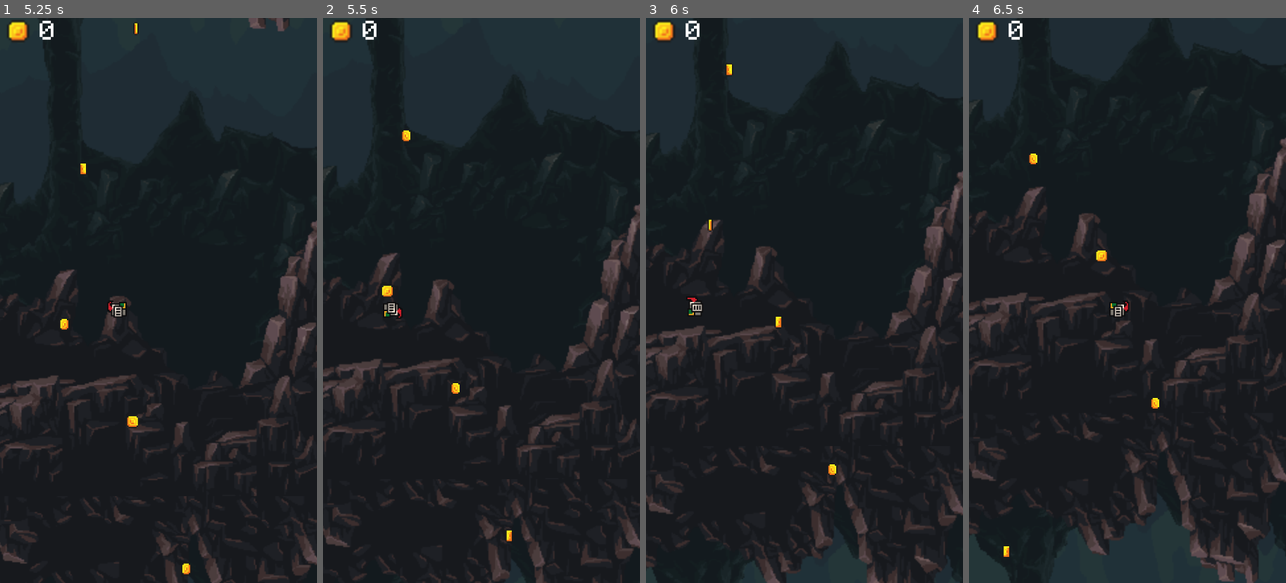
Above: before the commit, frames 1-4 (left to right).
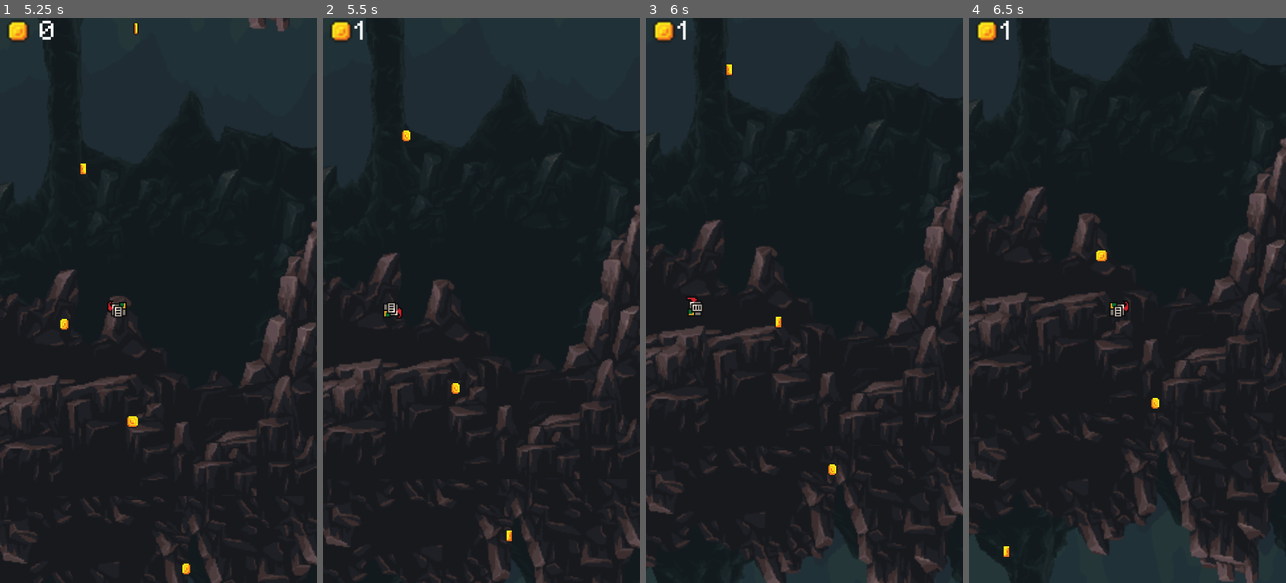
Above: after the commit, the same moments.

Repository: batterieAAA/Falling-Knight
Game: Godot game, scene res://game.tscn
The game is run twice, just before and just after one commit, with the same random seed, the same clock (stepped at 60 frames per second) and the same inputs.
Inputs:
- Up to frame 1 (5.25 s): hold Right (ui_right) 0.53-1.28 s; hold Left (ui_left) 1.28-2.03 s; hold Right (ui_right) 2.03-3.53 s; hold Left (ui_left) from 3.53 s (still down)
- Up to frame 2 (5.5 s): keep holding Left (ui_left)
- Up to frame 3 (6 s): release Left (ui_left) at 5.78 s; hold Right (ui_right) from 5.78 s (still down)
- Up to frame 4 (6.5 s): keep holding Right (ui_right)

Frame 1 is identical in both runs. In frame 2, 0.2% of the frame differs, in the area x 9-22%, y 0-50%; in frame 3, 0.2%; in frame 4, 0.2%.

Commit message:
count score

Diff:
--- a/CoinSpawner.gd
+++ b/CoinSpawner.gd
@@ -1,5 +1,6 @@
 extends Area2D
 
+@onready var player = $"/root/Game/Knight"
 #Preload the item scene
 var item_preload = preload("res://coin.tscn")
 #Define the interval (in seconds) between spawns
@@ -22,4 +23,6 @@
 		randf_range(-area_extents.x, area_extents.x),
 		randf_range(-area_extents.y, area_extents.y)
 	)
+	# Connect the coin_collected signal to the player
+	item.connect("coin_collected", Callable(player, "_on_coin_collected"))
 	add_child(item)
--- a/coin.gd
+++ b/coin.gd
@@ -1,7 +1,15 @@
-extends Node2D
+extends Area2D
 
 @export var speed = 100.0
 
 func _process(delta):
 	# Move the coin upwards
 	position.y -= speed * delta
+
+signal coin_collected
+
+func _on_coin_body_entered(body):
+	print("oui")
+	if body is CharacterBody2D:
+		emit_signal("coin_collected")
+		queue_free() # Remove the coin from the scene
--- a/coin.tscn
+++ b/coin.tscn
@@ -109,3 +109,5 @@
 
 [node name="CollisionShape2D" type="CollisionShape2D" parent="."]
 shape = SubResource("CircleShape2D_5ne2e")
+
+[connection signal="body_entered" from="." to="." method="_on_coin_body_entered"]
--- a/knight.gd
+++ b/knight.gd
@@ -1,13 +1,14 @@
 extends CharacterBody2D
 
-@onready var sprite = $AnimatedSprite2D  # Adjust this path to match your node structure
-@onready var camera = $"../Camera2D"  # Adjust this path to match your node structure
-
+@onready var sprite = $AnimatedSprite2D
+@onready var camera = $"../Camera2D"
+@onready var score_label = $"../CanvasLayer2/Label"
 const SPEED = 150
 
 enum {FALL, RUN, DEATH}
 
 var state = FALL
+var score = 0 # Initialize the score
 
 # Get the gravity from the project settings to be synced with RigidBody nodes.
 var gravity = ProjectSettings.get_setting("physics/2d/default_gravity")
@@ -37,3 +38,8 @@
 		position.x = max_x
 	elif position.x > max_x:
 		position.x = min_x
+
+
+func _on_coin_collected():
+	score += 1
+	score_label.text = str(score)
